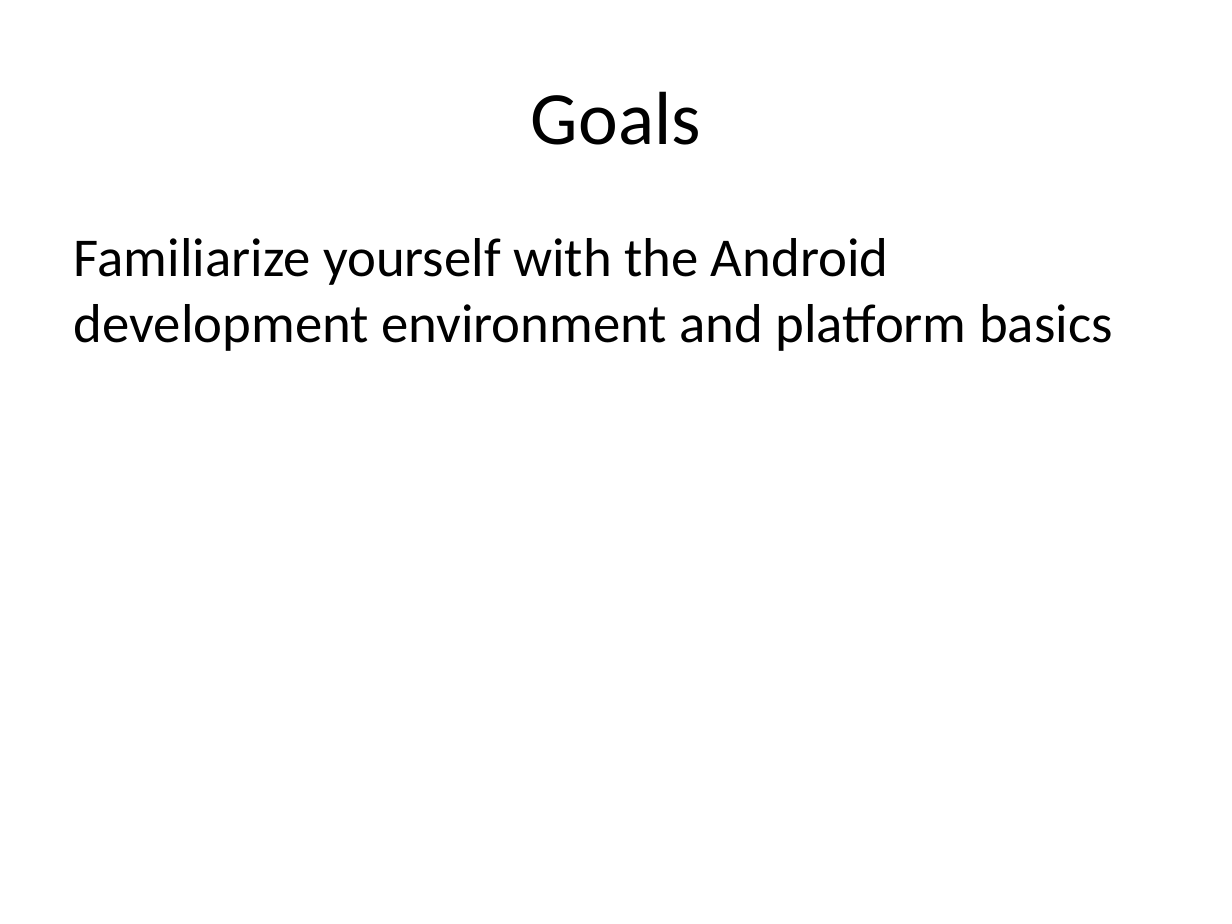
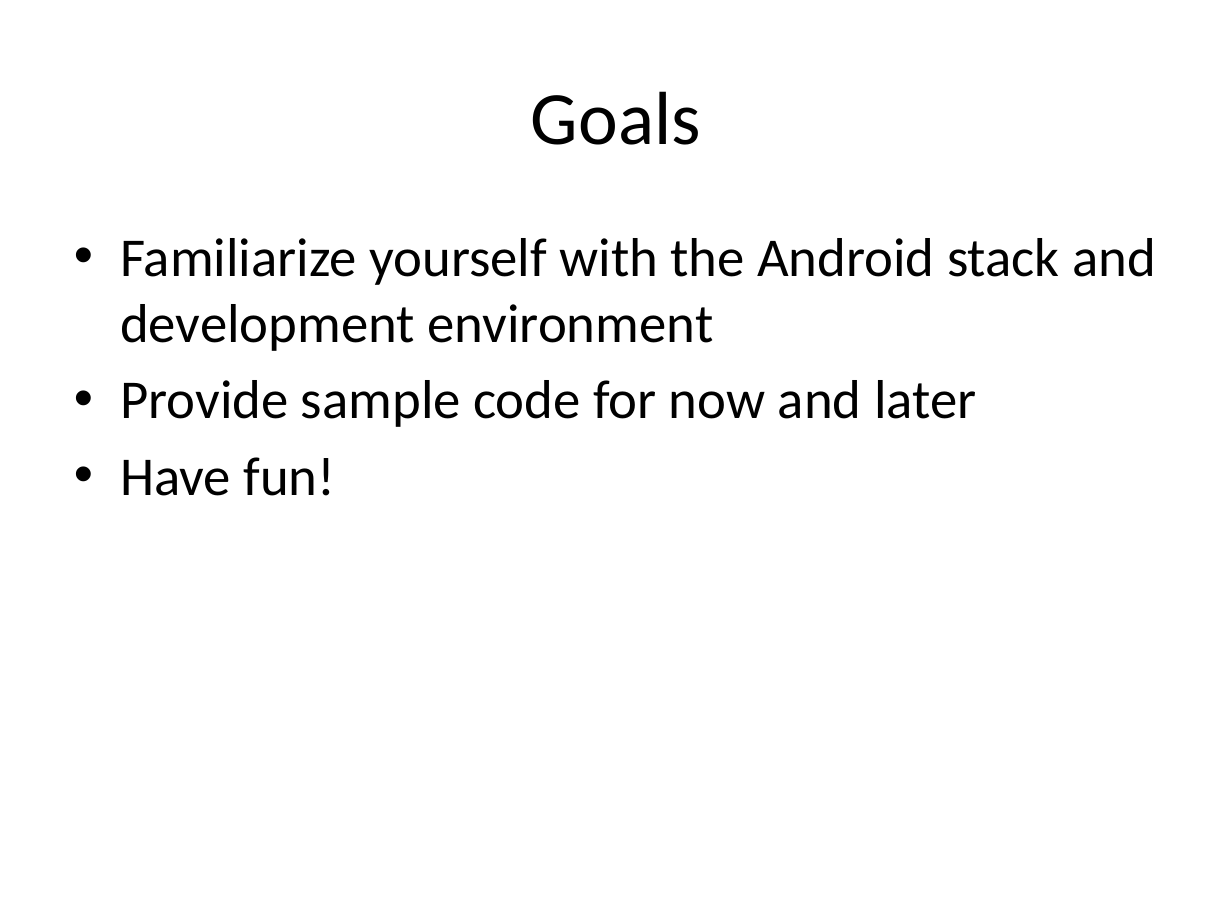
Before and after one commit to chadmaughan/learn-android, a slide deck: slide 3 of android.pptx. Drawn at 1232x924 pixels with LibreOffice and Linux fonts; fonts in the diff are those of the drawing. Boxes give left, top, right and bottom in pixels: in the first picture for what was removed or moved away, otherwise in the second. Text is boxed around its words. In the diff, an @@ line names an element or a change of style, - is before the commit and + after.

```diff
--- a/android.pptx
+++ b/android.pptx
@@ text at [120,238,1156,496]: text changed @@
-Familiarize yourself with the Android development environment and platform basics
+• Familiarize yourself with the Android stack and development environment
+• Provide sample code for now and later
+• Have fun!
```
Also in this commit, not shown: 9 other slides changed, 4 slides added, 17 other files.
